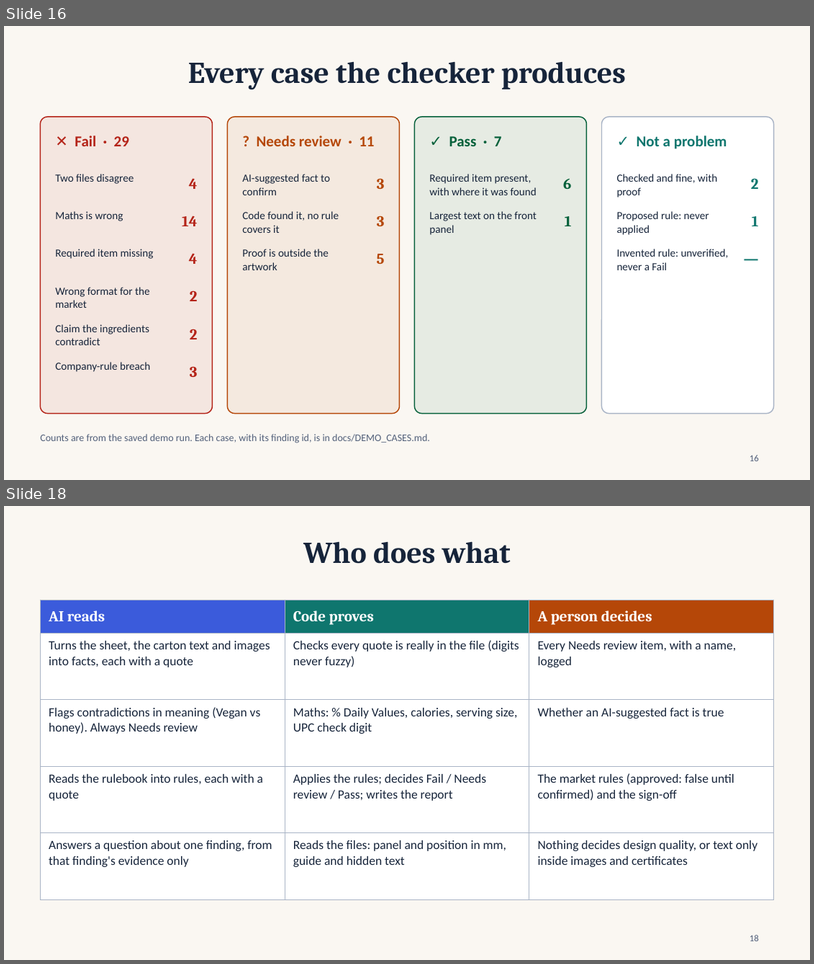
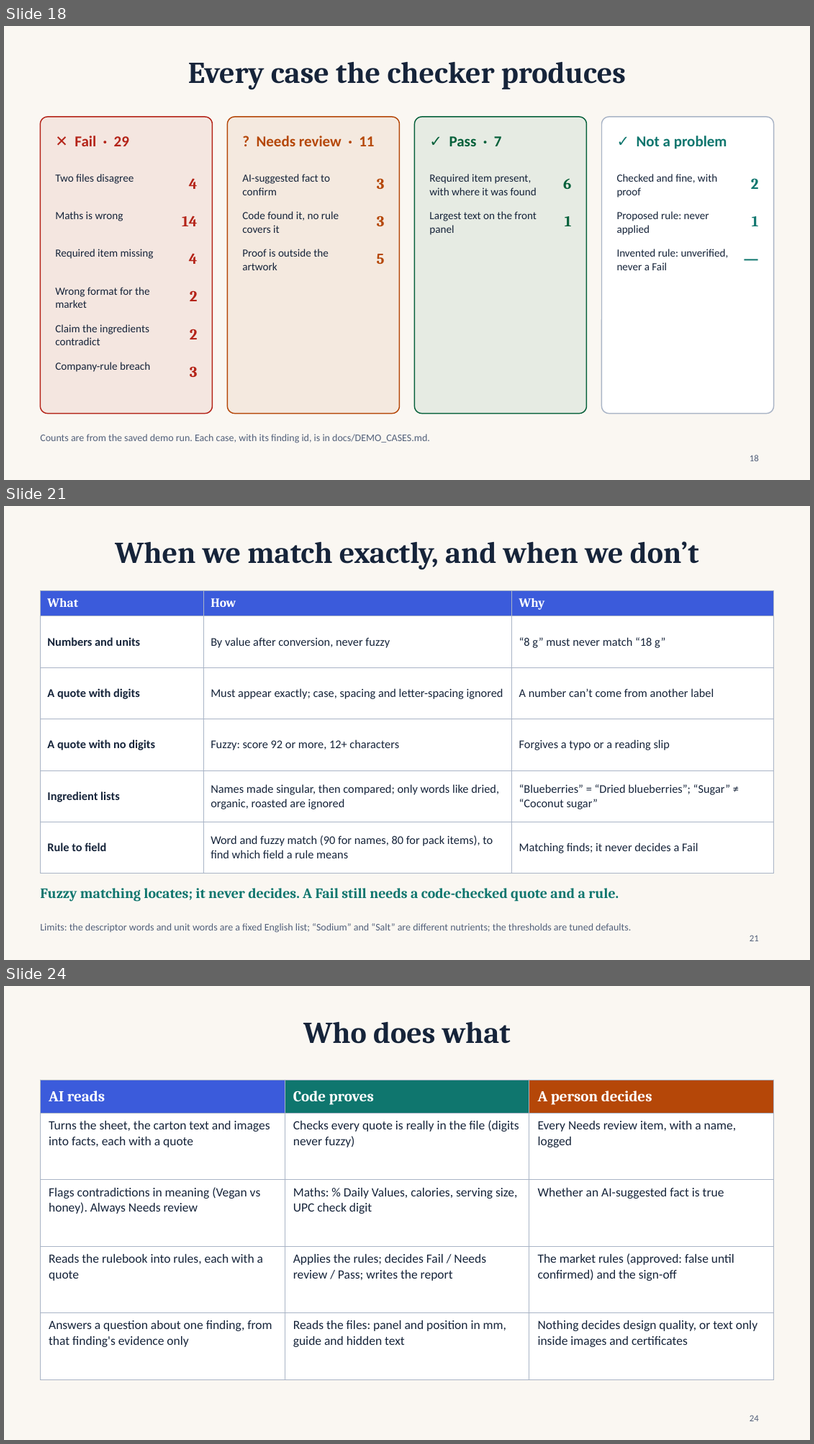
Before and after one commit to sogalabhi/esko, a slide deck: docs/deck/BriefForge.pptx. Shown one above the other, each under a label of ours: slides 16 and 18 before the commit, slides 18, 21 and 24 after it; the slides between them are not shown. The pictures are 814x964 and 814x1444 pixels, drawn with LibreOffice and Linux fonts; fonts in the diff are those of the drawing. Boxes give left, top, right and bottom in pixels: in the first picture for what was removed or moved away, otherwise in the second. Text is boxed around its words. In the diff, an @@ line names an element or a change of style, - is before the commit and + after.

Commit message:
docs: deck slides on updating a file, version history and token savings
Three new slides (pptx and pdf), measured numbers, screenshot; plan and slide content in PHASES and PPT_CONTENT.

```diff
--- a/docs/deck/BriefForge.pptx
+++ b/docs/deck/BriefForge.pptx
@@ slide 21 added at box(4, 506, 810, 960), background #FAF7F2 @@
@@ title added at box(115, 541, 700, 570), 36 pt, text #16243A, bold @@
+When we match exactly, and when we don’t
@@ table added at box(40, 591, 774, 861), 6 rows, 3 columns @@
+What | How | Why
+Numbers and units | By value after conversion, never fuzzy | “8 g” must never match “18 g”
+A quote with digits | Must appear exactly; case, spacing and letter-spacing ignored | A number can’t come from another label
+A quote with no digits | Fuzzy: score 92 or more, 12+ characters | Forgives a typo or a reading slip
+Ingredient lists | Names made singular, then compared; only words like dried, organic, roasted are ignored | “Blueberries” = “Dried blueberries”; “Sugar” ≠ “Coconut sugar”
+Rule to field | Word and fuzzy match (90 for names, 80 for pack items), to find which field a rule means | Matching finds; it never decides a Fail
@@ text added at box(40, 888, 619, 901), 17 pt, text #0F766E, bold @@
+Fuzzy matching locates; it never decides. A Fail still needs a code-checked quote and a rule.
@@ text added at box(40, 923, 631, 932), 12 pt, text #52607A @@
+Limits: the descriptor words and unit words are a fixed English list; “Sodium” and “Salt” are different nutrients; the thresholds are tuned defaults.
@@ page number added at box(750, 934, 759, 941), 11 pt, text #52607A @@
+21
@@ what was slide 16 is now slide 18 @@
@@ what was slide 18 is now slide 24 @@
@@ page number at box(750, 1414, 759, 1421): text changed @@
-18
+24
```
Also in this commit, not shown: 3 slides changed, 5 other slides added, 6 other files.
